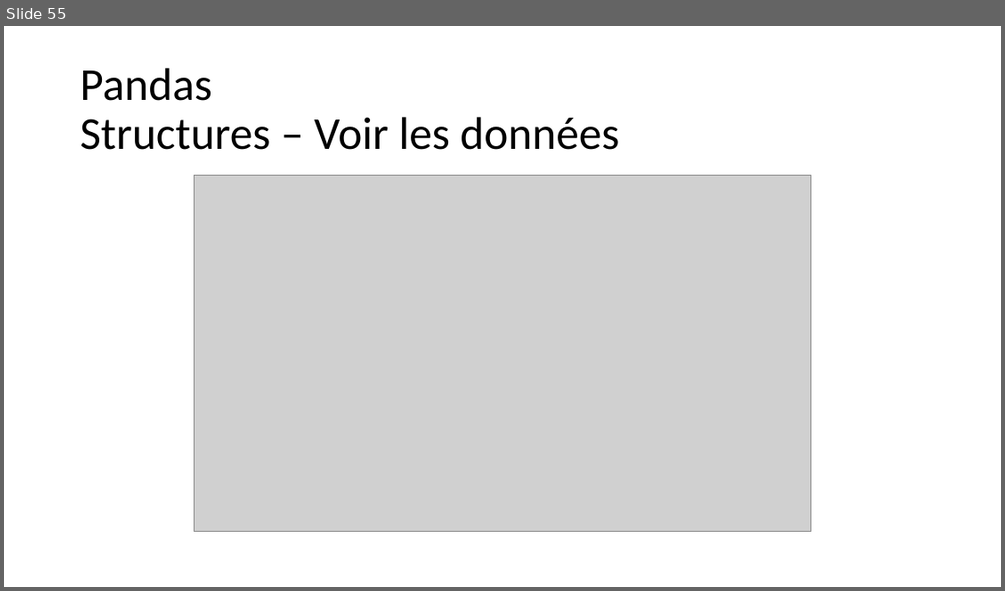
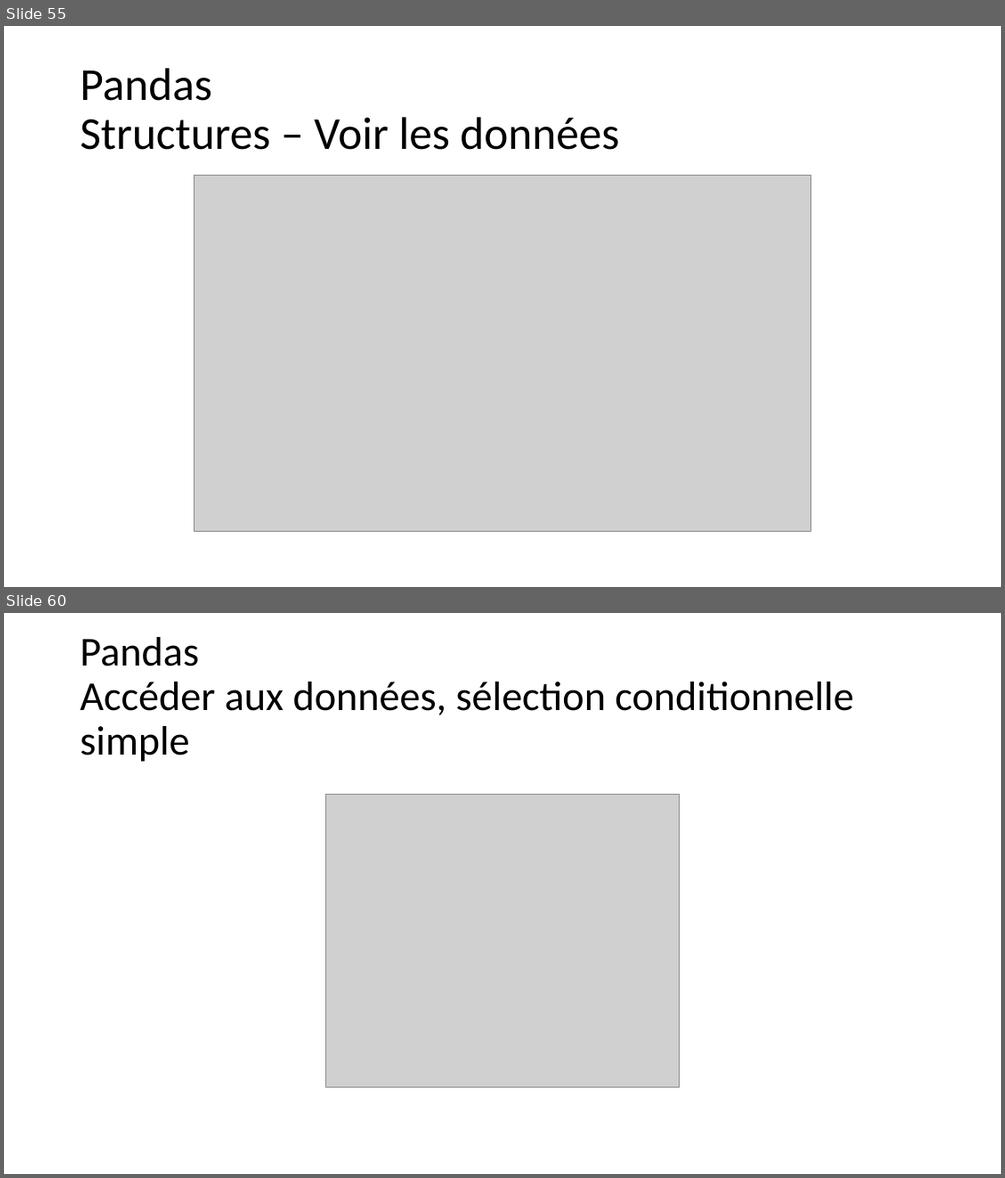
Before and after one commit to aubinthomas/Course, a slide deck: python_debutant/Formation Python débutant.pptx. Shown one above the other, each under a label of ours: slide 55 before the commit, slides 55 and 60 after it; the slides between them are not shown. The pictures are 1005x591 and 1005x1178 pixels, drawn with LibreOffice and Linux fonts; fonts in the diff are those of the drawing; grey boxes stand for pictures. Boxes give left, top, right and bottom in pixels: in the first picture for what was removed or moved away, otherwise in the second. Text is boxed around its words. In the diff, an @@ line names an element or a change of style, - is before the commit and + after.

```diff
--- a/python_debutant/Formation Python débutant.pptx
+++ b/python_debutant/Formation Python débutant.pptx
@@ slide 60 added at (4,613,1001,1174), background #FFFFFF @@
@@ title added at (80,637,853,762), 39.6 pt, text #000000 @@
+Pandas
+Accéder aux données, sélection conditionnelle simple
@@ picture added at (325,794,680,1087) @@
```
Also in this commit, not shown: 5 slides changed, 11 other slides added, 2 other files.
